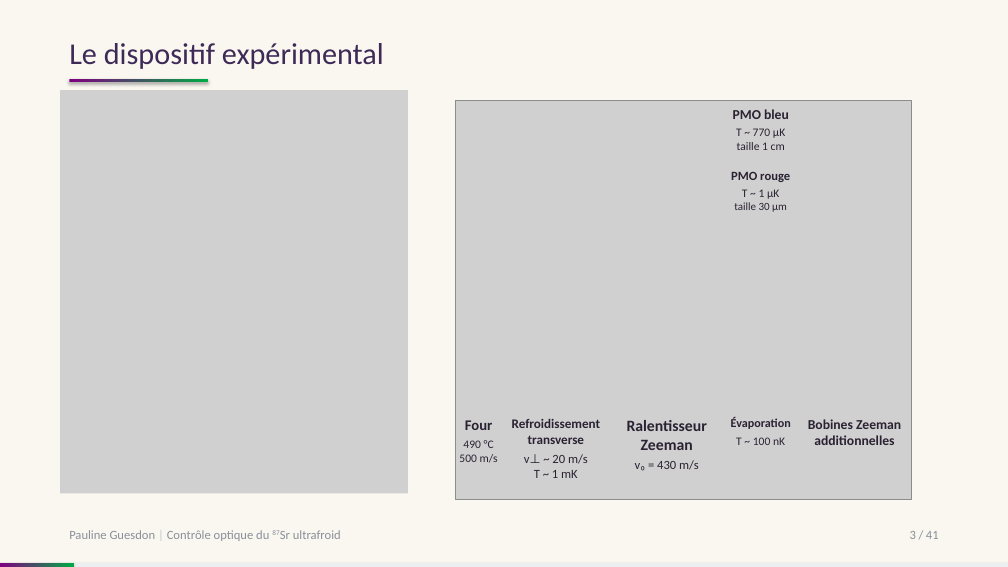
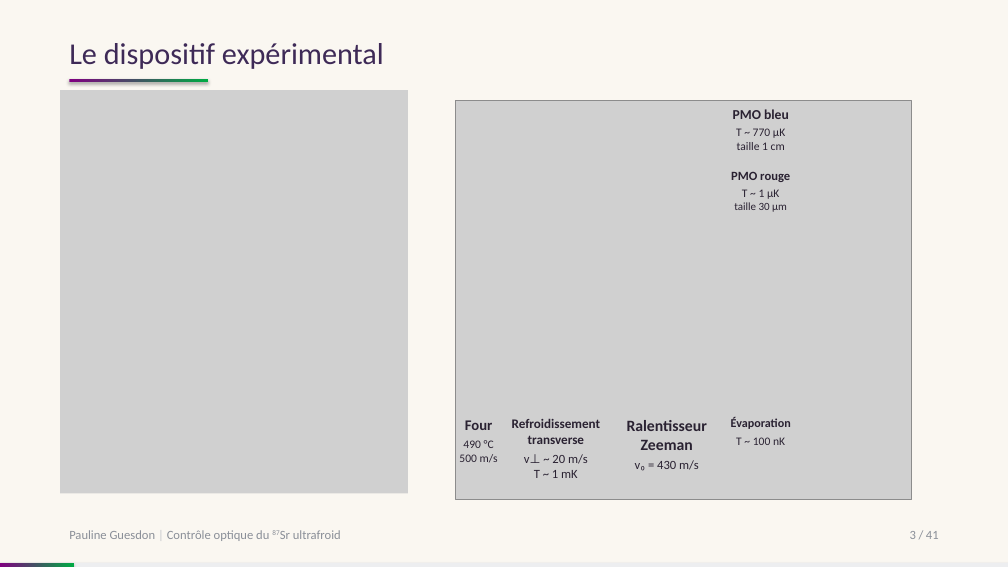
Before and after one commit to PaulineGuesdon/Inchallah-lui-il-marche, a slide deck: slide 5 of Soutenance/soutenance.pptx. Drawn at 1008x567 pixels with LibreOffice and Linux fonts; fonts in the diff are those of the drawing; grey boxes stand for pictures. Boxes give left, top, right and bottom in pixels: in the first picture for what was removed or moved away, otherwise in the second. Text is boxed around its words. In the diff, an @@ line names an element or a change of style, - is before the commit and + after.

```diff
--- a/Soutenance/soutenance.pptx
+++ b/Soutenance/soutenance.pptx
@@ text removed at bbox=[808, 419, 901, 445] @@
-Bobines Zeeman additionnelles
```
Also in this commit, not shown: 5 other slides changed.
